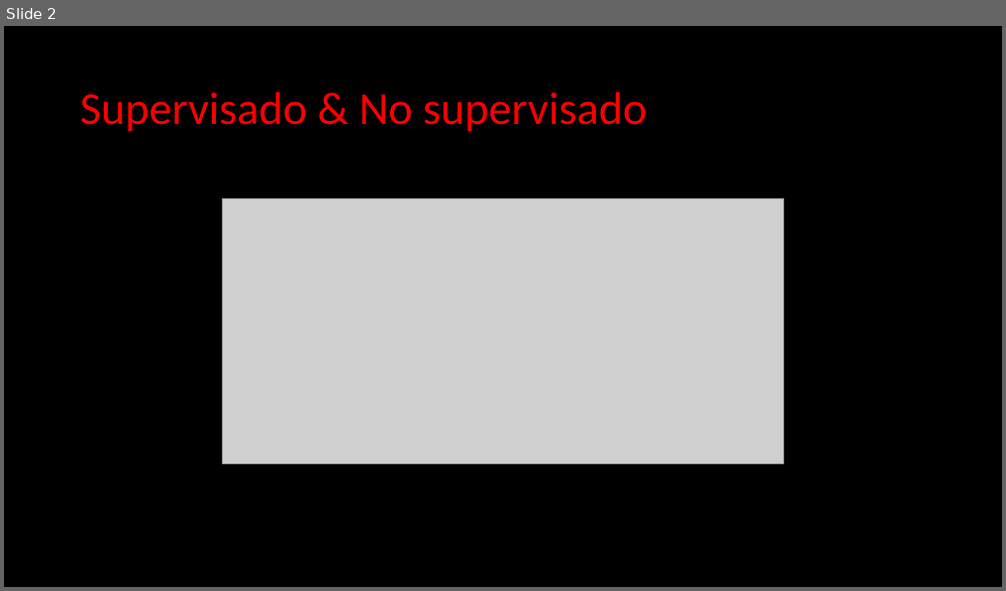
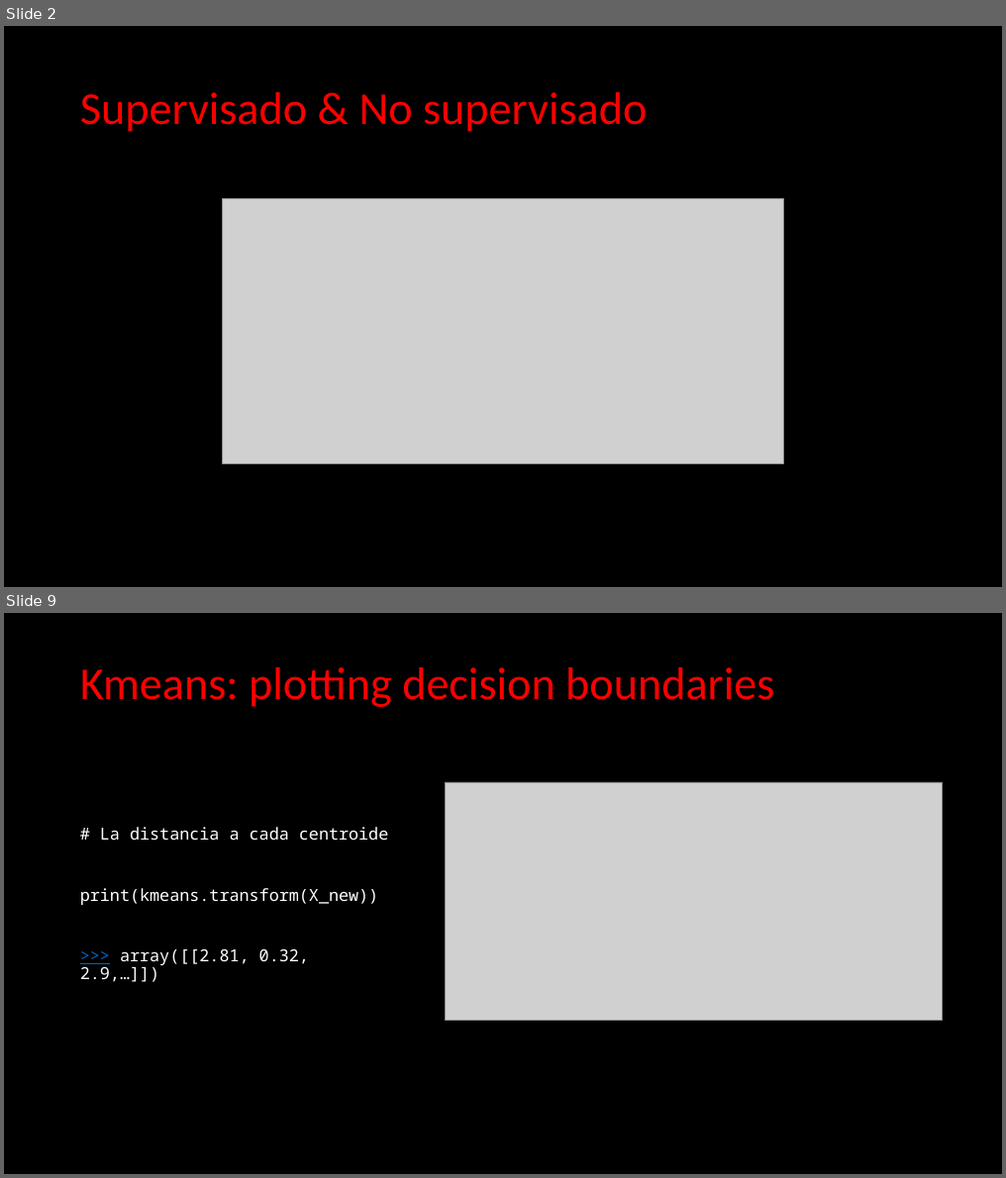
Before and after one commit to Clapiniella/data_science_jun_2020, a slide deck: week10/day4/theory/Machine Learning - Unsupervised Learning.pptx. Shown one above the other, each under a label of ours: slide 2 before the commit, slides 2 and 9 after it; the slides between them are not shown. The pictures are 1006x591 and 1006x1178 pixels, drawn with LibreOffice and Linux fonts; fonts in the diff are those of the drawing; grey boxes stand for pictures. Boxes give left, top, right and bottom in pixels: in the first picture for what was removed or moved away, otherwise in the second. Text is boxed around its words. In the diff, an @@ line names an element or a change of style, - is before the commit and + after.

```diff
--- a/week10/day4/theory/Machine Learning - Unsupervised Learning.pptx
+++ b/week10/day4/theory/Machine Learning - Unsupervised Learning.pptx
@@ slide 9 added at (4, 613, 1002, 1174), background #000000 @@
@@ title added at (80, 667, 774, 707), 44 pt, text #FF0000 @@
+Kmeans: plotting decision boundaries
@@ picture added at (445, 782, 943, 1020) @@
@@ text added at (80, 827, 388, 982), 16 pt, text #FFFFFF @@
+# La distancia a cada centroide
+print(kmeans.transform(X_new))
+>>> array([[2.81, 0.32, 2.9,…]])
```
Also in this commit, not shown: 9 other slides added, 10 slides removed, 2 other files.
